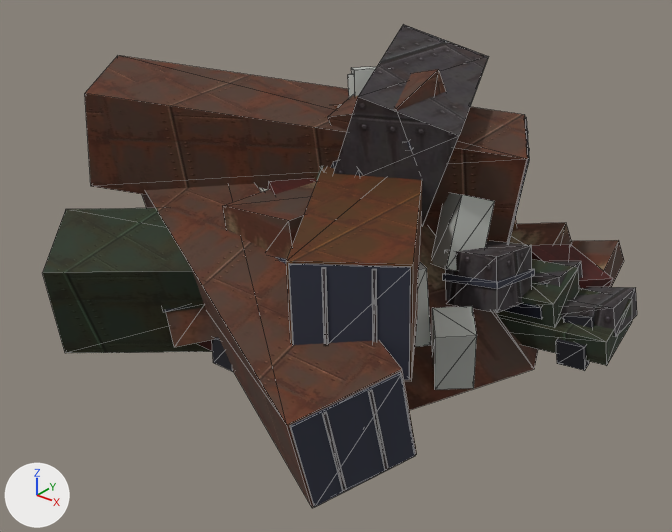
The glTF model game/art/placeholder/bosses/arena/scrap_pile_l.glb as it was, and as the next commit left it.
One viewpoint serves both versions: a 50 mm camera at (13.29, -18.19, 12.2) aimed at (-0.07, -1.5, 1.85). Every picture has the same lights, and +X, +Y and +Z are marked at lower left. The picture after the commit comes second. Mesh edges are drawn as thin lines. Vertices at exactly the same position are counted once.

In view in the first picture: 'scrap_pile_l'.
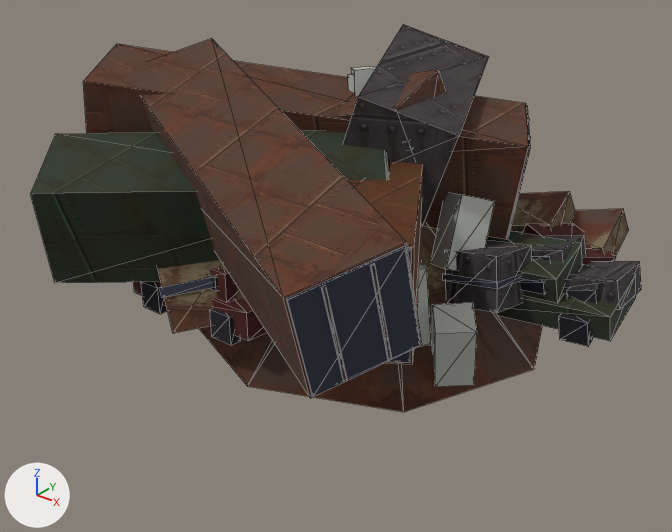
Where the change shows, as pixel boxes [x1, y1, x2, y2] in the pictures (672 x 532 px; the box of a moved part takes in the faces that stretch with it):
'scrap_pile_l', reshaped (20% shorter)
    before: [43, 24, 637, 508]
    after: [30, 24, 641, 412]
part 1 of me_scrap_pile_l, moved or reshaped (not visible before)
    after: [384, 152, 388, 176]
part 2 of me_scrap_pile_l, moved or reshaped
    before: [290, 372, 415, 507]
    after: [287, 246, 421, 397]
part 3 of me_scrap_pile_l, moved or reshaped
    before: [508, 117, 529, 243]
    after: [508, 106, 530, 237]
part 4 of me_scrap_pile_l, moved or reshaped (mostly hidden before)
    before: [163, 305, 196, 312]
    after: [160, 278, 213, 298]
part 5 of me_scrap_pile_l, moved or reshaped
    before: [289, 263, 411, 380]
    after: [387, 247, 411, 363]
part 6 of me_scrap_pile_l, moved or reshaped (not visible before)
    after: [208, 275, 218, 291]
part 7 of me_scrap_pile_l, moved or reshaped (mostly hidden)
    before: [537, 283, 548, 285]
    after: [532, 256, 551, 261]
part 8 of me_scrap_pile_l, moved or reshaped
    before: [503, 303, 542, 319]
    after: [520, 277, 545, 295]
part 9 of me_scrap_pile_l, moved or reshaped
    before: [43, 56, 637, 508]
    after: [30, 38, 641, 398]

Patch to the scene script:
```diff
--- a/game/art/placeholder/bosses/arena/scrap_pile_l.glb.py
+++ b/game/art/placeholder/bosses/arena/scrap_pile_l.glb.py
@@ me_scrap_pile_l @@
 # used by ob_scrap_pile_l; location = (0.0, 0.0, 0.0)
-me_scrap_pile_l.from_pydata(...)  # 1360 vertices, 2068 faces; spans x -7.58..6.55, y -7.71..5.73, z -0.62..7.12
+me_scrap_pile_l.from_pydata(...)  # 1360 vertices, 2068 faces; spans x -7.58..6.55, y -7.71..5.73, z 0.0..7.12
+# me_scrap_pile_l part 1: the loose piece of 8 vertices spanning x 0.4..2.23, y -2.52..-0.23, z 0.42..3.41 is moved by (0.0, 0.0, 1.94)
+# me_scrap_pile_l part 2: the loose piece of 8 vertices spanning x 3.69..4.86, y -7.67..-4.9, z -0.33..2.65 is moved by (0.0, 0.0, 2.64)
+# me_scrap_pile_l part 3: the loose piece of 8 vertices spanning x 2.16..3.82, y 0.88..3.07, z 2.41..5.22 is moved by (0.0, 0.0, 0.3)
+# me_scrap_pile_l part 4: the loose piece of 8 vertices spanning x -3.31..-0.21, y -5.61..-2.35, z 0.89..2.35 is moved by (0.0, 0.0, 0.38)
+# me_scrap_pile_l part 5: the loose piece of 8 vertices spanning x 2.46..4.53, y -6.15..-4.85, z 1.91..4.47 is moved by (0.0, 0.0, 0.41)
+# me_scrap_pile_l part 6: the loose piece of 8 vertices spanning x -2.65..-0.8, y -4.88..-3.04, z 1.28..1.83 is moved by (0.0, 0.0, 0.72)
+# me_scrap_pile_l part 7: the loose piece of 8 vertices spanning x 2.87..4.76, y 0.53..2.45, z 1.0..1.95 is moved by (0.0, 0.0, 0.71)
+# me_scrap_pile_l part 8: the loose piece of 8 vertices spanning x 3.04..4.9, y -0.03..1.84, z 1.17..1.96 is moved by (0.0, 0.0, 0.67)
+# me_scrap_pile_l part 9: 584 of 1360 vertices moved; they spanned x -7.58..6.55, y -7.71..5.73, z -0.51..6.49 and now span x -7.58..6.55, y -7.71..5.73, z 0.28..6.98; mean shift (0.0, 0.0, 0.82); largest move (4.45, -5.56, 0.12) -> (4.45, -5.56, 2.76)
+# other edits to the shape of me_scrap_pile_l do not show in these pictures
 me_scrap_pile_l.materials.append(mat_frame_dark)
```
